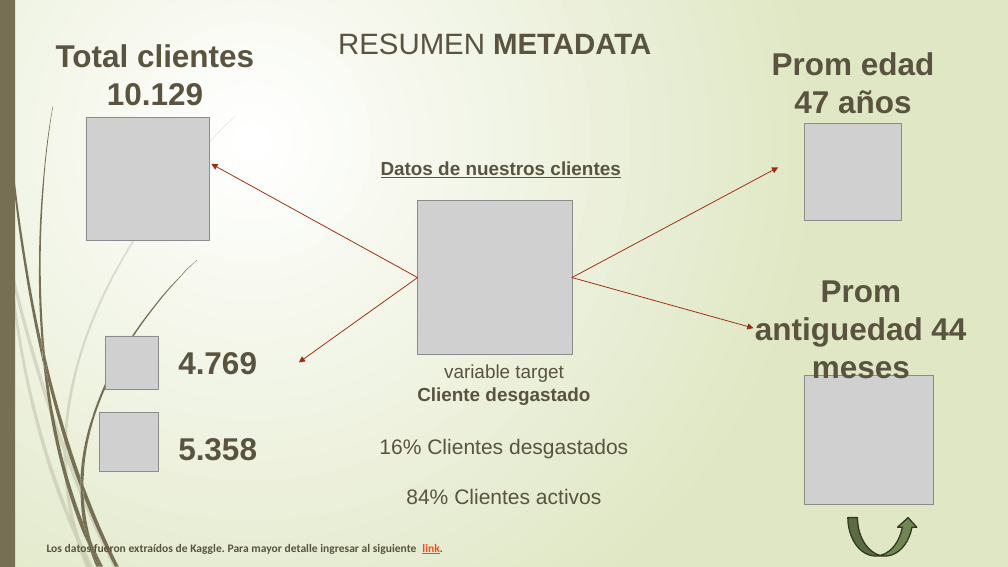
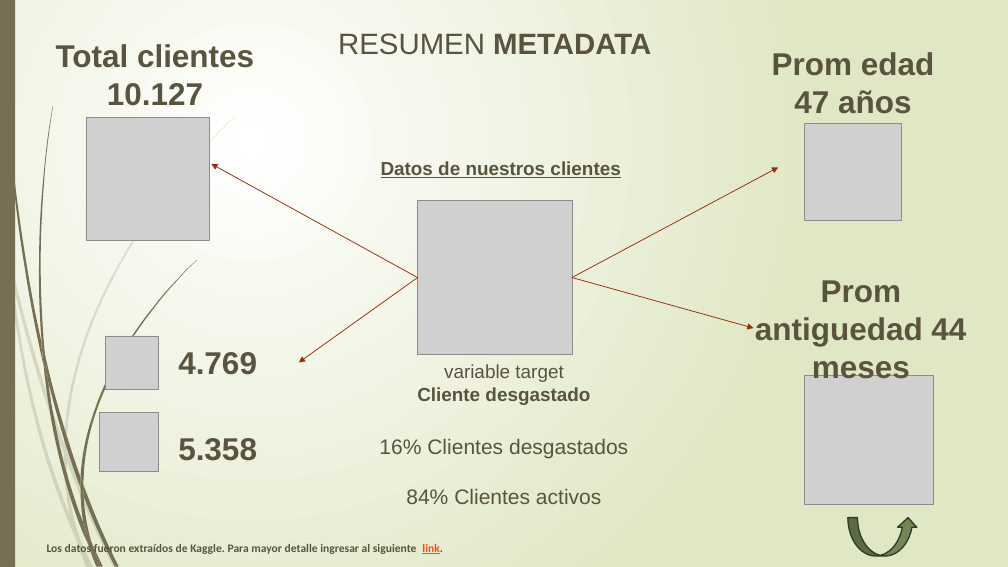
Before and after one commit to biummato/Data, a slide deck: slide 5 of DS.pptx. Drawn at 1008x567 pixels with LibreOffice and Linux fonts; fonts in the diff are those of the drawing; grey boxes stand for pictures. Boxes give left, top, right and bottom in pixels: in the first picture for what was removed or moved away, otherwise in the second. Text is boxed around its words. In the diff, an @@ line names an element or a change of style, - is before the commit and + after.

```diff
--- a/DS.pptx
+++ b/DS.pptx
@@ text at bbox=[107, 83, 203, 106]: text changed @@
-10.129
+10.127
```
Also in this commit, not shown: 6 other slides changed, 2 slides added, 2 slides removed.
